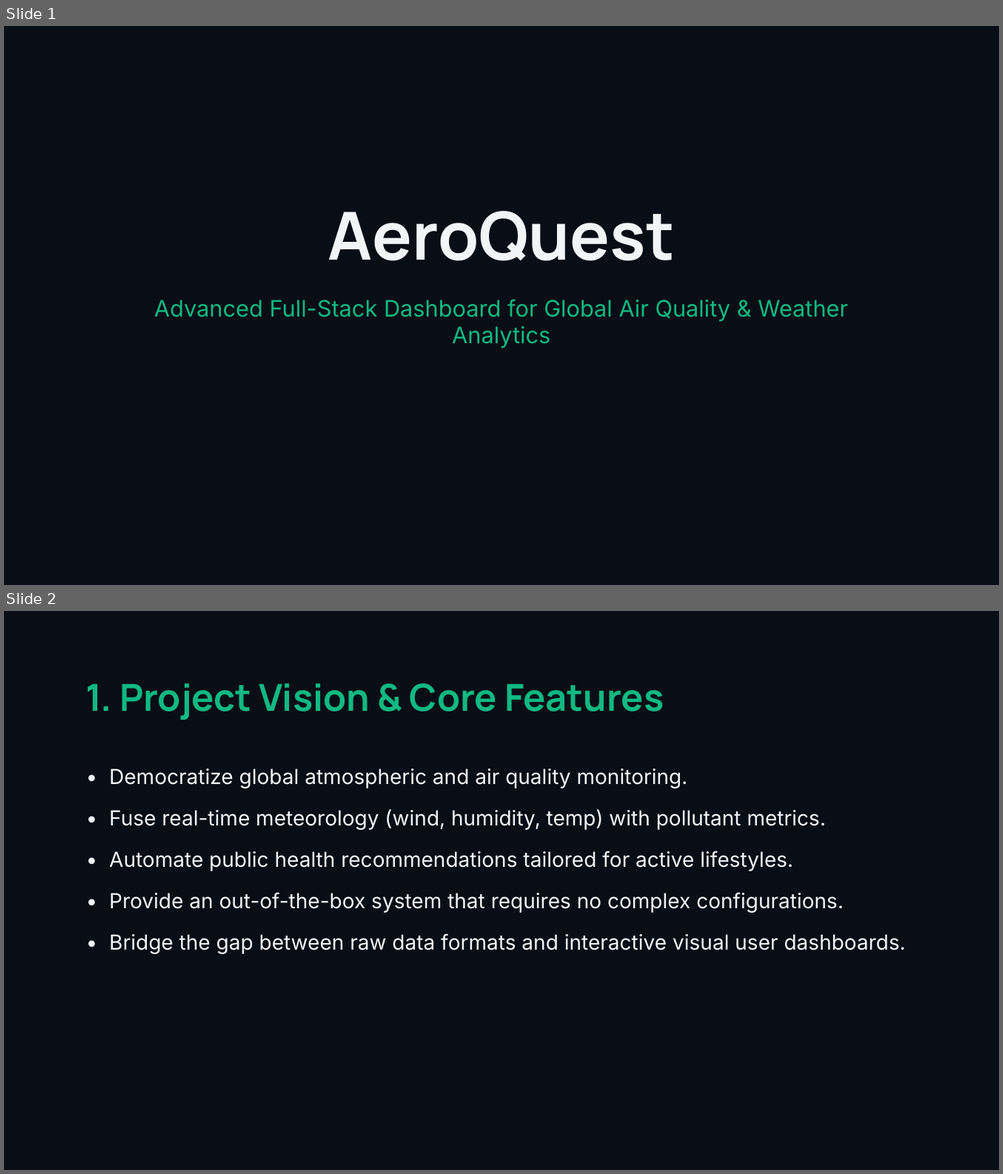
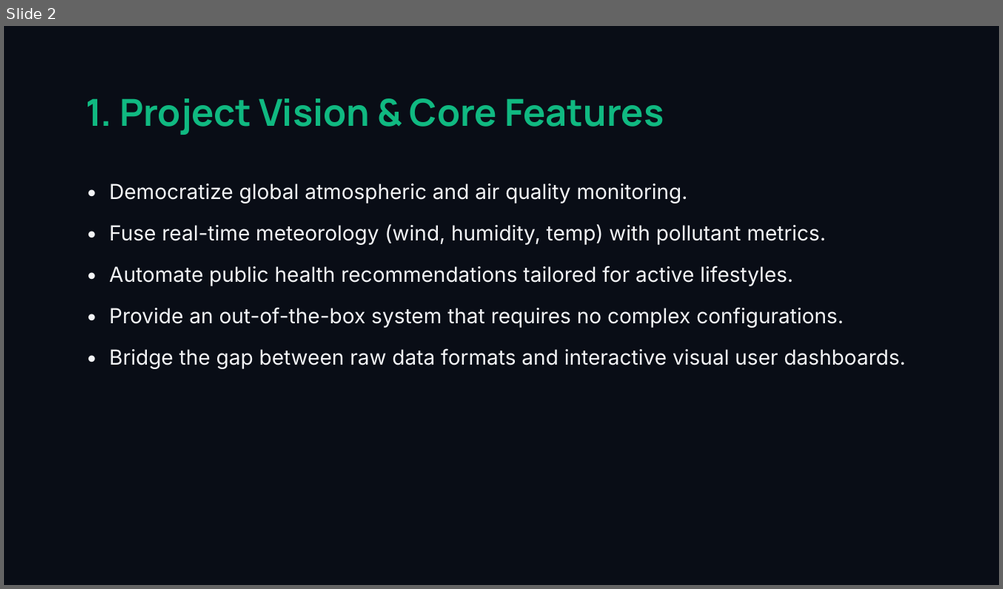
Before and after one commit to Shivaraj519/AeroQuest, a slide deck: AeroQuest_Presentation.pptx. Shown one above the other, each under a label of ours: slides 1 and 2 before the commit, slide 2 after it. The pictures are 1003x1174 and 1003x589 pixels, drawn with LibreOffice and Linux fonts; fonts in the diff are those of the drawing. Boxes give left, top, right and bottom in pixels: in the first picture for what was removed or moved away, otherwise in the second. Text is boxed around its words. In the diff, an @@ line names an element or a change of style, - is before the commit and + after.

Commit message:
Generate final AeroQuest PowerPoint presentation with 5 students and PYTHON highlights

```diff
--- a/AeroQuest_Presentation.pptx
+++ b/AeroQuest_Presentation.pptx
@@ slide 1 removed at (4, 26, 999, 585), background #090D16 @@
@@ text removed at (154, 211, 848, 349) @@
-AeroQuest
-Advanced Full-Stack Dashboard for Global Air Quality & Weather Analytics
```
Also in this commit, not shown: 1 slide changed, 1 slide added, 1 other file.
